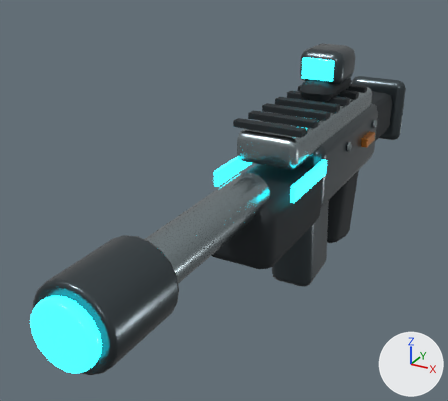
The glTF model public/assets/coil-rifle.glb as it was, and as the next commit left it.
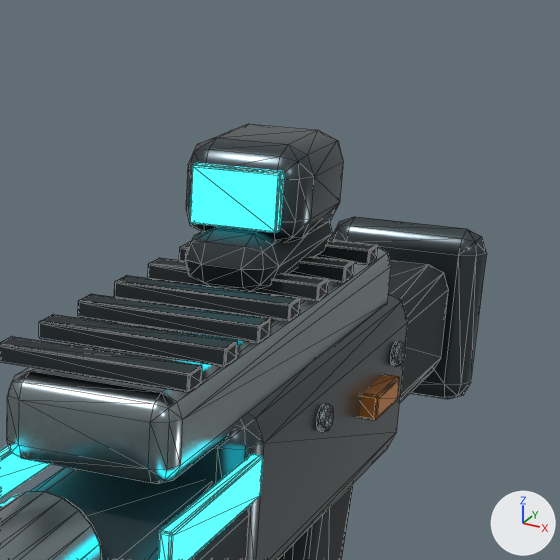
There are two pictures of each version: one whole from a 50 mm lens placed at (0.736, -2.094, 0.748), pointed at (-0.171, -0.444, -0.077), one close up on the part from 52% to 96% of the width and 0% to 49% of the height. The lights are fixed; the arrows at lower right show +X, +Y and +Z. The last two pictures show the newer version. The close-ups show mesh edges as thin lines. Vertices at exactly the same position are counted once.

Objects in the first close-up: 'coil-rifle'.
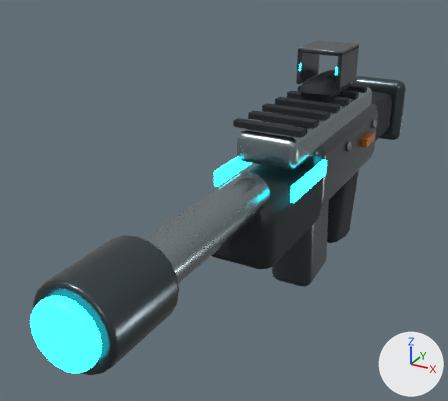
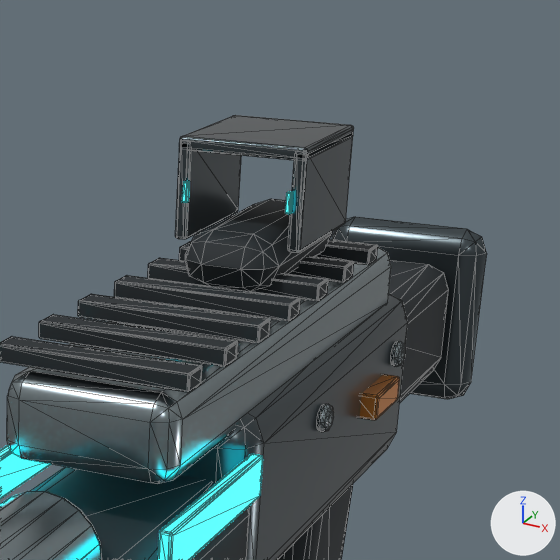
Where the newer file only moved an object's origin or applied its transform, the numbers keep the older frame.

Boxes (x1, y1, x2, y2) around the edits, measured in the close-ups (560 x 560 px; the box of a moved part takes in the faces that stretch with it):
'coil-rifle', reshaped: before (0, 124, 487, 560); after (0, 115, 487, 560)
part 1 of me_cube_055, added: after (175, 143, 242, 239)
part 2 of me_cube_055, added: after (179, 115, 354, 160)
part 3 of me_cube_055, added: after (288, 134, 353, 253)
part 4 of me_cube_055, moved or reshaped: before (190, 163, 284, 233); after (285, 191, 293, 214)
part 5 of me_cube_055, moved or reshaped: before (186, 124, 343, 243); after (182, 181, 190, 203)
part 6 of me_cube_055, built on: before (185, 221, 333, 270); after (185, 232, 333, 270)

The change in detail:
me_cube_055 is used by ob_coil_rifle; location (0.0, -0.48, -0.06).
me_cube_055 had 1756 vertices, 3400 faces and spanned x -0.14..0.14, y -0.92..1.21, z -0.39..0.43.
me_cube_055 now has 1932 vertices, 3740 faces and spans x -0.14..0.14, y -0.92..1.22, z -0.39..0.43.
me_cube_055 part 1: the loose piece of 56 vertices spanning x -0.11..0.11, y 0.48..0.52, z 0.26..0.28 is copied, and the copy is scaled about its middle by (0.0525, 5.36, 6.48), then moved by (-0.07, -0.02, 0.1), in mat_wet_graphite_cerakote (dark grey #4d575b); it spans x -0.08..-0.06, y 0.39..0.57, z 0.31..0.43.
me_cube_055 part 2: the loose piece of 56 vertices spanning x -0.11..0.11, y 0.48..0.52, z 0.26..0.28 is copied, and the copy is scaled about its middle by (0.714, 5.36, 0.655), then moved by (0.0, -0.02, 0.16), in mat_wet_graphite_cerakote (dark grey #4d575b); it spans x -0.08..0.08, y 0.39..0.57, z 0.42..0.43.
me_cube_055 part 3: the loose piece of 56 vertices spanning x -0.11..0.11, y 0.48..0.52, z 0.26..0.28 is copied, and the copy is scaled about its middle by (0.0525, 5.36, 6.48), then moved by (0.07, -0.02, 0.1), in mat_wet_graphite_cerakote (dark grey #4d575b); it spans x 0.06..0.08, y 0.39..0.57, z 0.31..0.43.
me_cube_055 part 4: the loose piece of 56 vertices spanning x -0.05..0.05, y 0.37..0.39, z 0.34..0.41 is scaled about its middle by (0.0452, 0.539, 0.352), then moved by (0.06, 0.0, 0.0).
me_cube_055 part 5: the loose piece of 56 vertices spanning x -0.08..0.08, y 0.39..0.57, z 0.31..0.43 is scaled about its middle by (0.0399, 0.0482, 0.271), then moved by (-0.06, -0.09, 0.0), in mat_ion_conductor (cyan #27ddeb, glowing cyan #2befff).
Part 6, on me_cube_055:
18 faces are deleted.
8 vertices are added at x -0.06..0.06, y 0.36..0.6, z 0.3.
34 new faces join them, mat_rubber_and_recesses (black #21282c).
